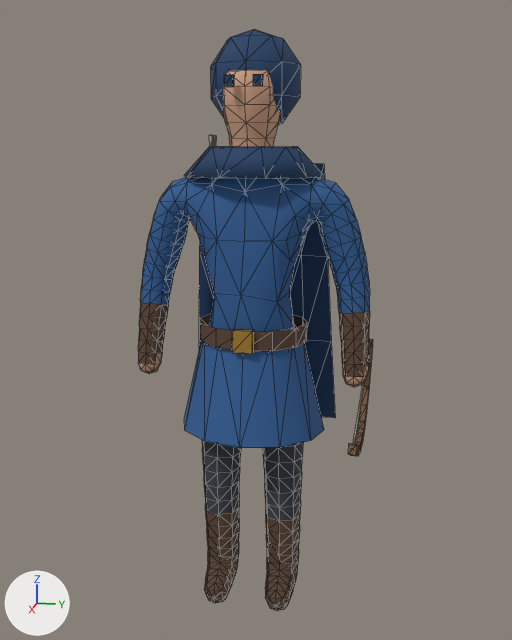
The glTF model public/models/wacht_ranged.glb as it was, and as the next commit left it.
Before and after are seen from a 50 mm lens placed at (2.466, 0.506, 1.743), pointed at (0.049, 0.022, 1.139). Every picture has the same lights, and +X, +Y and +Z are marked at lower left. The first picture is the older version. Mesh edges are drawn as thin lines. Vertices at exactly the same position are counted once.

The first picture shows 'wacht_ranged'.
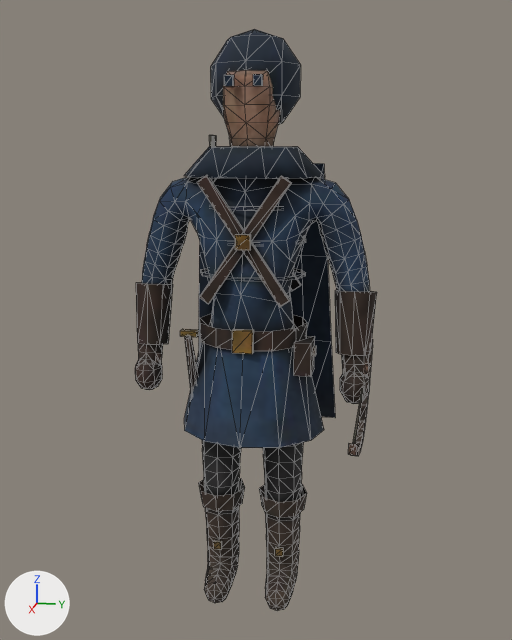
Boxes [x1, y1, x2, y2] around the edits, measured in the pictures (512 x 640 px):
'wacht_ranged', reshaped
    before: [138, 29, 373, 611]
    after: [135, 29, 377, 611]
part 1 of me_wacht_ranged, added
    after: [201, 268, 306, 281]
part 2 of me_wacht_ranged, added (mostly hidden)
    after: [211, 206, 281, 211]
part 3 of me_wacht_ranged, added
    after: [235, 234, 251, 250]
part 4 of me_wacht_ranged, added
    after: [340, 371, 370, 404]
part 5 of me_wacht_ranged, added
    after: [135, 359, 162, 390]
part 6 of me_wacht_ranged, added
    after: [275, 547, 283, 557]
part 7 of me_wacht_ranged, added
    after: [213, 540, 222, 550]
part 8 of me_wacht_ranged, added
    after: [294, 336, 315, 377]
part 9 of me_wacht_ranged, added
    after: [180, 329, 199, 337]
part 10 of me_wacht_ranged, added
    after: [136, 175, 377, 394]
part 11 of me_wacht_ranged, added
    after: [199, 478, 307, 518]
part 12 of me_wacht_ranged, recoloured
    both: [138, 29, 373, 611]
part 13 of me_wacht_ranged, recoloured
    both: [232, 329, 254, 354]

What changed in the scene script:
```text
Add img_wacht_ranged_farbe:
    img_wacht_ranged_farbe = load_image('wacht_ranged_farbe', '_unpacked/wacht_ranged_farbe', 512, 512, 'sRGB')
Add img_wacht_ranged_rauheit:
    img_wacht_ranged_rauheit = load_image('wacht_ranged_rauheit', '_unpacked/wacht_ranged_rauheit', 512, 512, 'Non-Color')
Add img_wacht_ranged_relief:
    img_wacht_ranged_relief = load_image('wacht_ranged_relief', '_unpacked/wacht_ranged_relief', 512, 512, 'Non-Color')
Add mat_wacht_ranged_matt:
    mat_wacht_ranged_matt = bpy.data.materials.new('wacht_ranged_matt')
    # uses the picture img_wacht_ranged_farbe
    # uses the picture img_wacht_ranged_rauheit
    # uses the picture img_wacht_ranged_relief
Change me_wacht_ranged:
    used by ob_wacht_ranged; location = (0.0, 0.0, 0.0)
    remove me_wacht_ranged.from_pydata(...)  # 942 vertices, 1746 faces; spans x -0.5..0.64, y -0.43..0.43, z 0.02..2.12
    add me_wacht_ranged.from_pydata(...)  # 1246 vertices, 2162 faces; spans x -0.5..0.64, y -0.44..0.44, z 0.02..2.12
    me_wacht_ranged part 1: the loose piece of 24 vertices spanning x -0.17..0.17, y -0.2..0.2, z 1.06..1.12 is copied, and the copy is scaled about its middle by (0.823, 0.96, 0.171), then moved by (0.0, 0.0, 0.21), in mat_wacht_ranged_matt; it spans x -0.14..0.14, y -0.19..0.19, z 1.29..1.31
    me_wacht_ranged part 2: the loose piece of 24 vertices spanning x -0.17..0.17, y -0.2..0.2, z 1.06..1.12 is copied, and the copy is scaled about its middle by (0.857, 1, 0.171), then moved by (0.0, 0.0, 0.45), in mat_wacht_ranged_matt; it spans x -0.14..0.14, y -0.2..0.2, z 1.53..1.55
    me_wacht_ranged part 3: a new loose piece, a box spanning x 0.148..0.162, y -0.025..0.025, z 1.405..1.455, in mat_wacht_ranged_matt
    me_wacht_ranged part 4: a new loose piece, a UV sphere (8 segments, 5 rings, poles along z) spanning x 0.01..0.13, y 0.33..0.43, z 0.85..1.0, in mat_wacht_ranged_matt
    me_wacht_ranged part 5: a new loose piece, a UV sphere (8 segments, 5 rings, poles along z) spanning x 0.01..0.13, y -0.43..-0.33, z 0.85..1.0, in mat_wacht_ranged_matt
    me_wacht_ranged part 6: a new loose piece, a box spanning x 0.084..0.096, y 0.105..0.135, z 0.235..0.265, in mat_wacht_ranged_matt
    me_wacht_ranged part 7: a new loose piece, a box spanning x 0.084..0.096, y -0.135..-0.105, z 0.235..0.265, in mat_wacht_ranged_matt
    me_wacht_ranged part 8: a new loose piece, a box spanning x 0.01..0.11, y 0.17..0.23, z 0.96..1.08, in mat_wacht_ranged_matt
    me_wacht_ranged part 9: a new loose piece, a box spanning x 0.115..0.145, y -0.23..-0.17, z 1.09..1.11, in mat_wacht_ranged_matt
    me_wacht_ranged part 10: 76 vertices added at x -0.15..0.16, y -0.44..0.44, z 0.8..1.65
    me_wacht_ranged part 11: 32 vertices added at x -0.08..0.11, y -0.21..0.21, z 0.39..0.47
    me_wacht_ranged part 12: 1722 faces spanning x -0.5..0.64, y -0.43..0.43, z 0.02..2.12 switch from mat_matt to mat_wacht_ranged_matt
    me_wacht_ranged part 13: 12 faces spanning x 0.16..0.18, y -0.04..0.04, z 1.05..1.13 switch from mat_metall to mat_wacht_ranged_matt
    other edits to the shape of me_wacht_ranged do not show in these pictures
```
